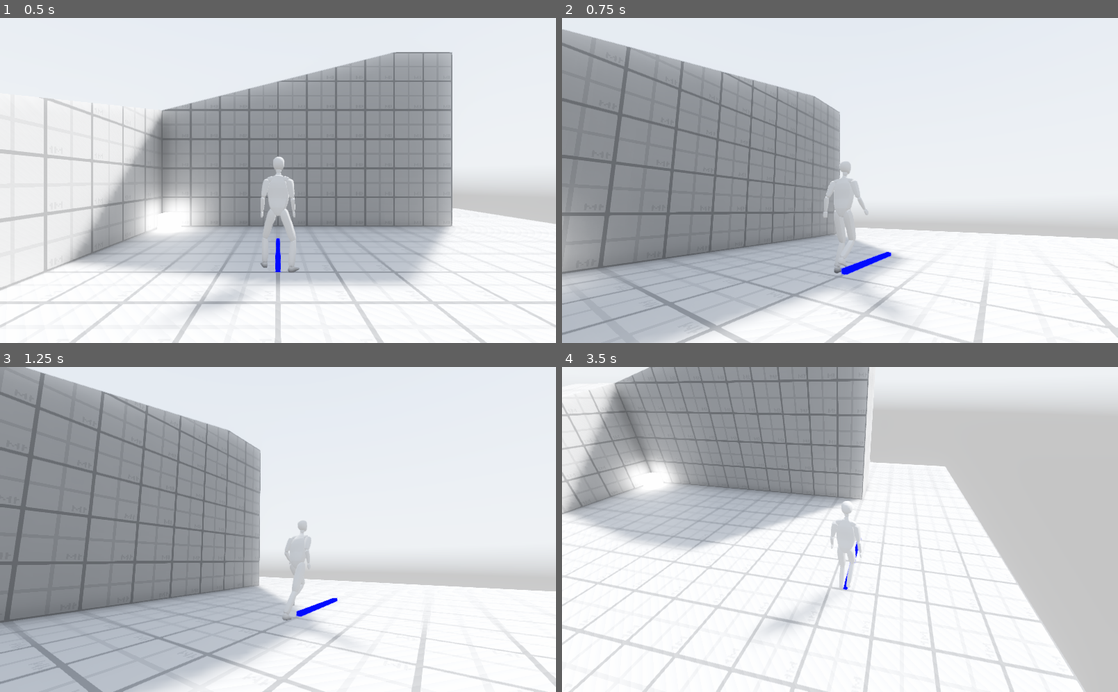
Above: before the commit, frames 1-4 (two rows, left to right).
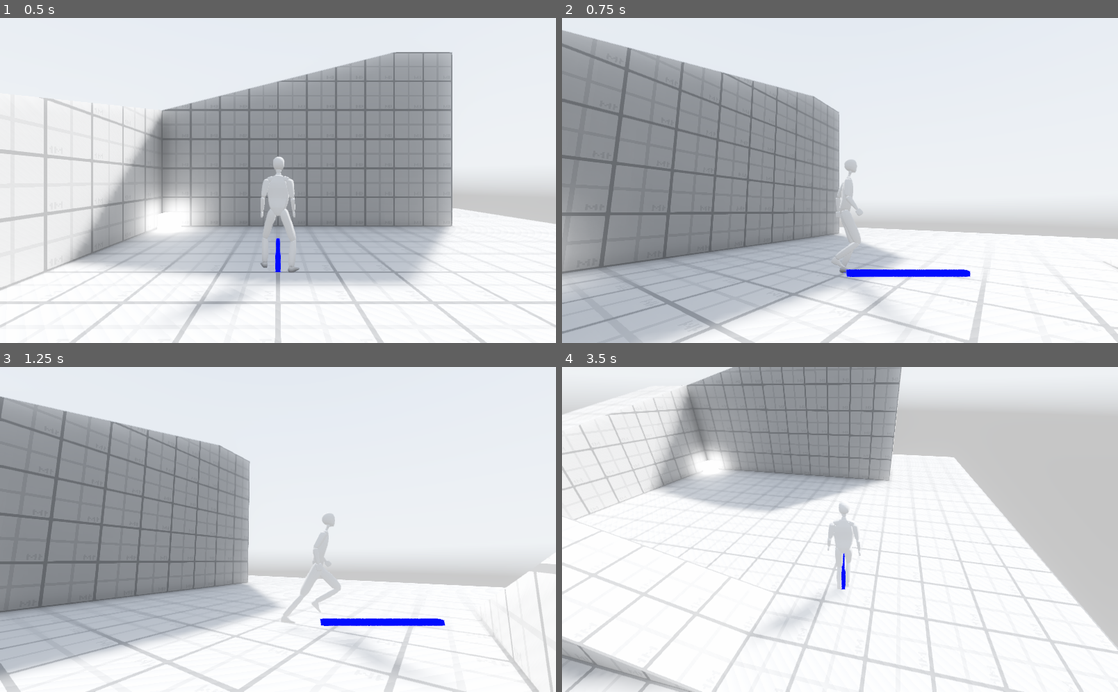
Above: after the commit, the same moments.

Repository: PaperMartin/godot-souls
Game: Godot game, scene res://Scenes/Levels/TestLevel.tscn
The game is run twice, just before and just after one commit, with the same random seed, the same clock (stepped at 60 frames per second) and the same inputs. A sky picture missing from this copy of the repository is replaced by a grey-blue gradient.
Inputs (mouse positions are in pixels of both pictures, inside the frame that each line leads up to):
- Up to frame 1 (0.5 s): no input
- Up to frame 2 (0.75 s): tap Enter at 0.5 s; move the mouse to (962, 164) at 0.52 s; hold D (move_right) from 0.53 s (still down); hold Shift (sprint) from 0.53 s (still down); click (962, 164) at 0.67 s
- Up to frame 3 (1.25 s): keep holding D (move_right); keep holding Shift (sprint)
- Up to frame 4 (3.5 s): move the mouse to (728, 545) at 1.27 s; release D (move_right) at 1.28 s; release Shift (sprint) at 1.28 s; hold S (move_backward) 1.28-2.03 s; tap Shift (sprint) at 1.35, 2.85 s; move the mouse to (895, 458) at 2.02 s; hold D (move_right) 2.03-2.78 s; hold Shift (sprint) 2.03-2.78 s; move the mouse to (812, 594) at 2.77 s; hold Z (move_forward) from 2.78 s (still down); click (812, 594) at 2.92 s

Frame 1 is identical in both runs. In frame 2, 2.9% of the frame differs, in the area x 0-100%, y 3-100%; in frame 3, 22%; in frame 4, 31%, in the area x 0-100%, y 0-100%.

Commit message:
fix2

Diff:
--- a/Scripts/Character/CharacterMotor.gd
+++ b/Scripts/Character/CharacterMotor.gd
@@ -81,11 +81,11 @@
 
 	var targetDirection : Vector3 = Vector3.ZERO
 
-	targetDirection.x = -input.x
+	targetDirection.x = input.x
 	targetDirection.y = 0
-	targetDirection.z = -input.y
+	targetDirection.z = input.y
 
-	targetDirection.rotated(Vector3.UP,_movementaxis.rotation.y)
+	targetDirection = targetDirection.rotated(Vector3.UP,_movementaxis.global_transform.basis.get_euler().y)
 
 	return targetDirection
 
